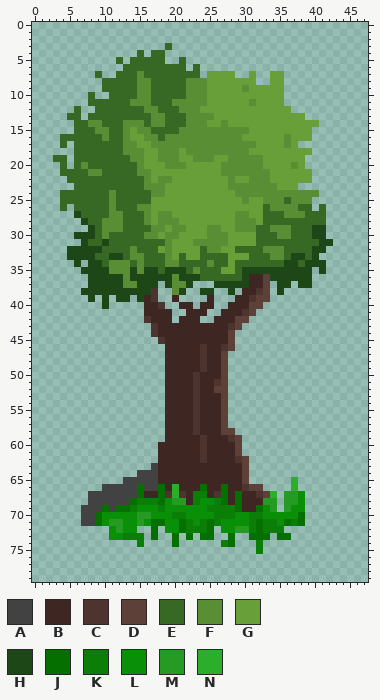
A sprite sheet gets an edit: RPGgameProject/World/Tree1.png. This is how it looked before the edit.
The file is 48x80 pixels.
Palette (. is transparent): A #424242  B #3e2723  C #4e342e  D #5d4037  E #376925  F #5a8e34  G #689f38  H #1d4716  J #056f00  K #0a7e07  L #0a8f08  M #259b24  N #2baf2b
The result:
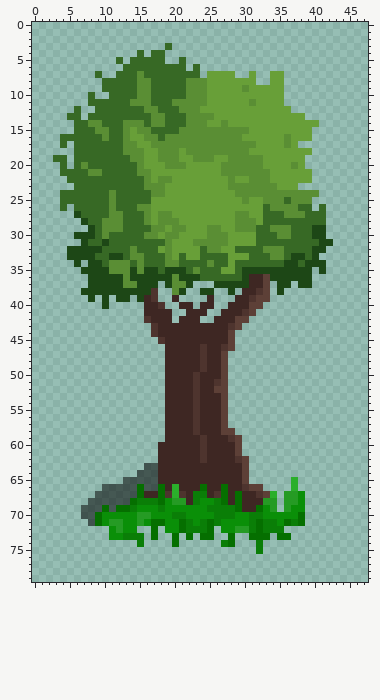
Changes in this commit:
@@ palette @@
-A #424242
+A #00000089
@@ x 14..18 @@
 62 ....B
-63 ...AB
+63 ..AAB
 64 .AAAB
@@ x 6..10 @@
 66 ....A
-67 ..AAA
+67 ...AA
 68 ..AAA
@@ x 5..9 @@
 70 ..AAJ
-71 ..AAJ
+71 ...AJ
 72 .....
Changed places in both pictures, as pixel boxes (x1, y1, x2, y2):
changed: (81, 463, 158, 526)
